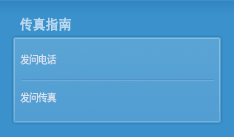
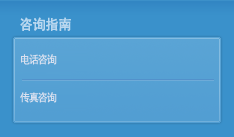
Comparing the layer stacks of the two (234, 137) images. Changes:
renamed "传真指南" to "咨询指南", painted on it over [20, 17, 45, 31]
renamed "发问传真" to "传真咨询", painted on it over [20, 92, 57, 103]
renamed "发问电话" to "电话咨询", painted on it over [20, 54, 57, 65]
